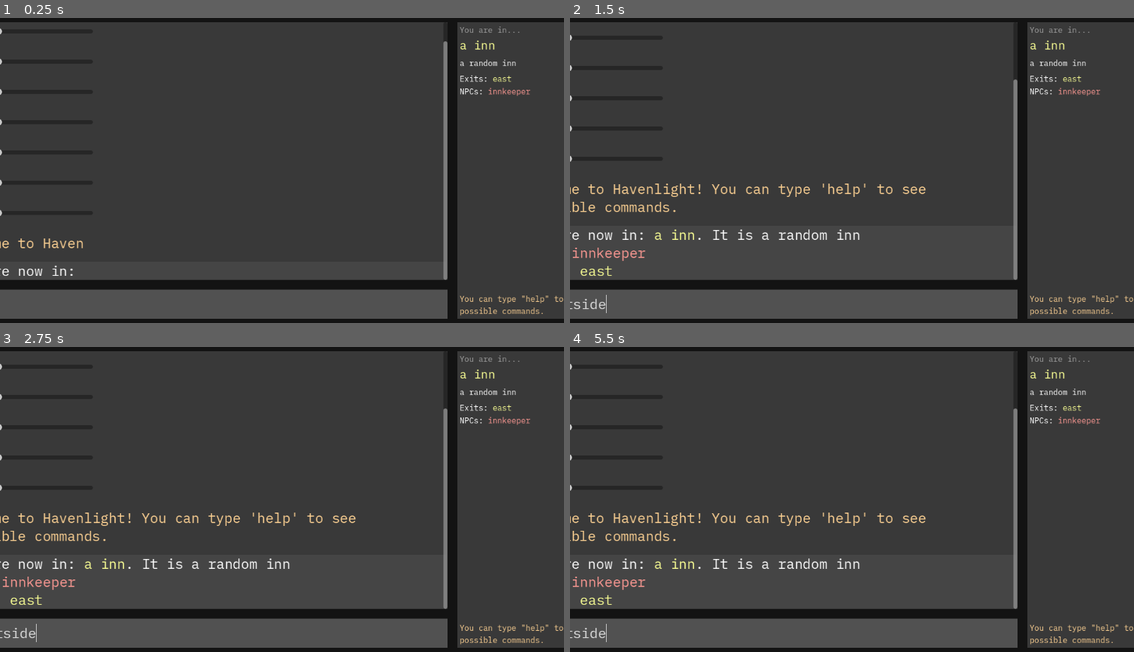
Above: before the commit, frames 1-4 (two rows, left to right).
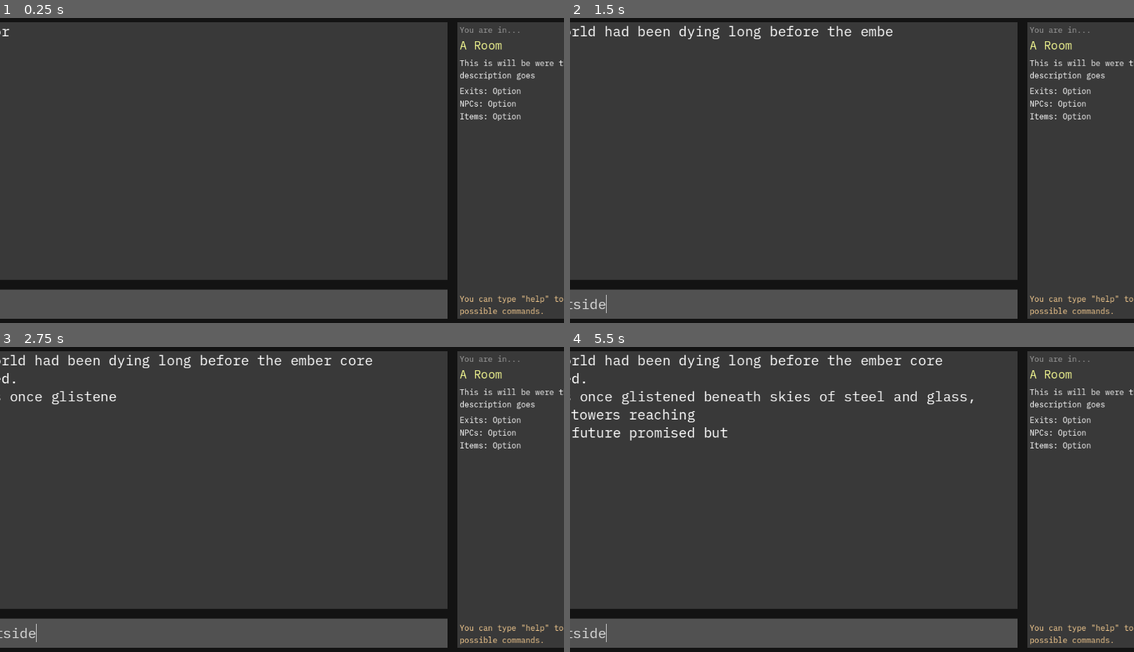
Above: after the commit, the same moments.

Repository: Gordope/CoT
Game: Godot game, scene res://control_(root).tscn
Same seed, same stepped clock (60 frames per second), same inputs: the game is played once before the commit and once after it.
Inputs (mouse positions are in pixels of both pictures, inside the frame that each line leads up to):
- Up to frame 1 (0.25 s): no input
- Up to frame 2 (1.5 s): click (784, 304) at 0.52 s; type "outside" at 0.6 s
- Up to frame 3 (2.75 s): no input
- Up to frame 4 (5.5 s): no input

The runs differ from the first frame. In frame 1, 1.7% of the frame differs, in the area x 0-100%, y 3-86%; in frame 2, 3.6%; in frame 3, 3.9%; in frame 4, 5.0%, in the area x 0-100%, y 2-86%.

Commit message:
New show text animation

Diff:
--- a/control_(root).gd
+++ b/control_(root).gd
@@ -9,6 +9,11 @@
 
 
 func _ready() -> void:
+	var intro_story = create_intro_story()
+	game_info.create_response(intro_story)
+
+
+func temp():
 	game_info.add_stat_selector(STAT_SELECTOR)
 
 	game_info.create_response(Types.wrap_system_text("Welcome to Havenlight! You can type 'help' to see available commands."))
@@ -20,12 +25,47 @@
 	var starting_room_response = command_processor.initialize(room_manager.get_child(0), player)
 	game_info.create_response(starting_room_response)
 
-
-
-
 func _on_input_text_submitted(new_text: String) -> void:
 	if new_text.is_empty():
 		return
 
 	var response = command_processor.process_command(new_text)
 	game_info.create_response_with_input(response, new_text)
+
+
+func create_intro_story():
+	var intro_story = "The world had been dying long before the ember core erupted.
+Cities once glistened beneath skies of steel and glass, thier towers reaching
+for a future promised but never delivered. Humanity, ever hungry, ever blind, dug deeper,
+demanded more. And beneath the surface, beneath the earth's skin, someting dark was stirring.
+The Ember Core was supposed to be the answer. A limitless power source.
+
+HUmanity's salvation.
+
+But salvation turned to ash.
+
+You remember the day the sky bled fire. The day the world split open, when the ground roared
+beneath your feet, and a wave of burning light engulfed everything. You were a child then - too young
+to understand the scale of the disaster, too innocent to graps the finality of it. They called it the
+
+GREAT EMBER
+
+and in a single breath, it turned cities to cinders, the air to poison, and the seas to boiling steam
+
+and yet.....
+some survived
+
+YOU survived
+
+It's been twenty years since the Ember Core detonated, tearing out the heart of the planet. You've
+grown up in the Ashen Expanse, a wasteland of scorched earth and shattered ruins, where life clings like moss
+to a dying tee. The cities of old are nothing byt hollow skeletons now, their bones blackened by the flames that
+consumed them. Survivors roam the waste scavenging for scraps, fighting for drops of water and gasps of clean air.
+You've spent you life among them, hiding from the dangers of the surface - radiation, mutated creatures, and the machines
+that hunt the living
+
+But lately, whispers have spread through the ruins, a promise of salvation, rumors carried on the wind like the scent of smoke.
+
+They speak of a city - HAVENLIGHT."
+
+	return intro_story
--- a/input/input_response.gd
+++ b/input/input_response.gd
@@ -13,8 +13,13 @@
 		input_label.text = " > " + input
 
 	response_label.text = response
-	show_text()
+	print(response_label.visible_characters)
+	print(response_label.get_total_character_count())
+	$ShowTextTimer.start(0.03)
 
 
-func show_text():
-	$AnimationPlayer.play("show_text")
+
+func _on_show_text_timer_timeout() -> void:
+	if response_label.visible_characters < response_label.get_total_character_count():
+		response_label.visible_characters += 1
+		$ShowTextTimer.start(0.03)
--- a/input/input_response.tscn
+++ b/input/input_response.tscn
@@ -10,42 +10,6 @@
 expand_margin_right = 5.0
 expand_margin_bottom = 20.0
 
-[sub_resource type="Animation" id="Animation_tiik1"]
-resource_name = "show_text"
-tracks/0/type = "value"
-tracks/0/imported = false
-tracks/0/enabled = true
-tracks/0/path = NodePath("Rows/Response:visible_ratio")
-tracks/0/interp = 1
-tracks/0/loop_wrap = true
-tracks/0/keys = {
-"times": PackedFloat32Array(0, 1),
-"transitions": PackedFloat32Array(1, 1),
-"update": 0,
-"values": [0.0, 1.0]
-}
-
-[sub_resource type="Animation" id="Animation_no5lu"]
-length = 0.001
-tracks/0/type = "value"
-tracks/0/imported = false
-tracks/0/enabled = true
-tracks/0/path = NodePath("Rows/Response:visible_ratio")
-tracks/0/interp = 1
-tracks/0/loop_wrap = true
-tracks/0/keys = {
-"times": PackedFloat32Array(0),
-"transitions": PackedFloat32Array(1),
-"update": 0,
-"values": [0.0]
-}
-
-[sub_resource type="AnimationLibrary" id="AnimationLibrary_0hvrb"]
-_data = {
-"RESET": SubResource("Animation_no5lu"),
-"show_text": SubResource("Animation_tiik1")
-}
-
 [node name="InputResponse" type="MarginContainer"]
 offset_top = 117.0
 offset_right = 432.0
@@ -56,10 +20,7 @@
 layout_mode = 2
 theme_override_styles/panel = SubResource("StyleBoxFlat_2unqs")
 
-[node name="AnimationPlayer" type="AnimationPlayer" parent="."]
-libraries = {
-"": SubResource("AnimationLibrary_0hvrb")
-}
+[node name="ShowTextTimer" type="Timer" parent="."]
 
 [node name="Rows" type="VBoxContainer" parent="."]
 layout_mode = 2
@@ -76,3 +37,5 @@
 layout_mode = 2
 visible_characters = 0
 visible_ratio = 0.0
+
+[connection signal="timeout" from="ShowTextTimer" to="." method="_on_show_text_timer_timeout"]
--- a/input/response.tscn
+++ b/input/response.tscn
@@ -5,8 +5,8 @@
 
 [node name="Response" type="RichTextLabel"]
 custom_minimum_size = Vector2(1000, 0)
-offset_right = 1.0
-offset_bottom = 22.0
+offset_right = 1000.0
+offset_bottom = 37.0
 size_flags_horizontal = 3
 size_flags_vertical = 3
 theme_override_fonts/normal_font = ExtResource("1_vkw0g")
Not shown: 1 places in input/input_response.tscn that only renumber resources
